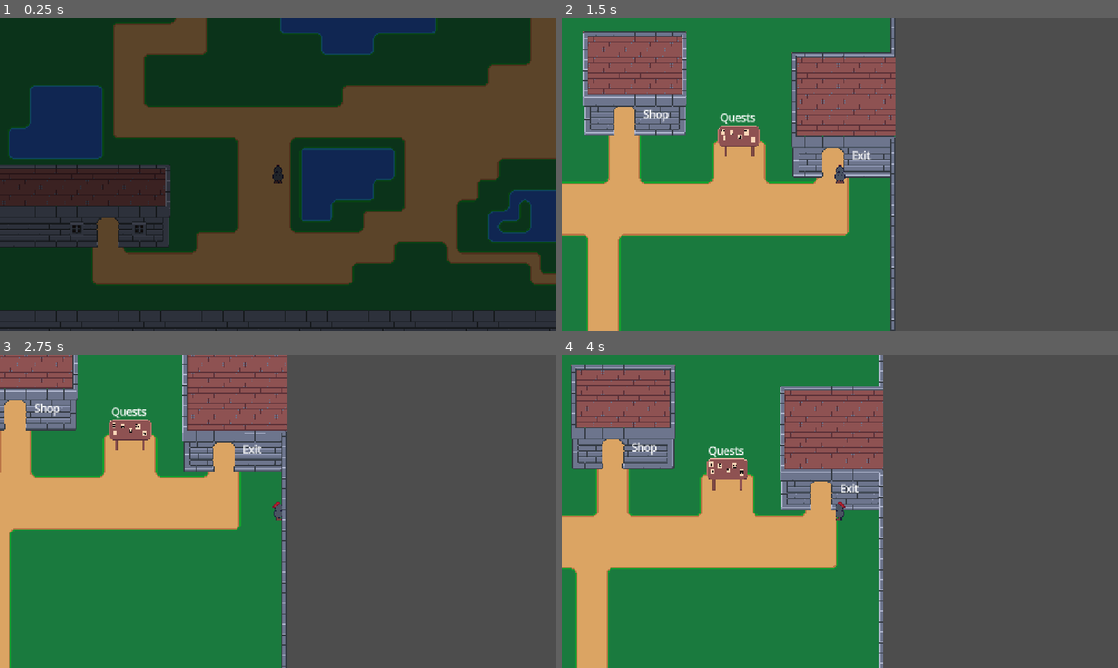
Above: before the commit, frames 1-4 (two rows, left to right).
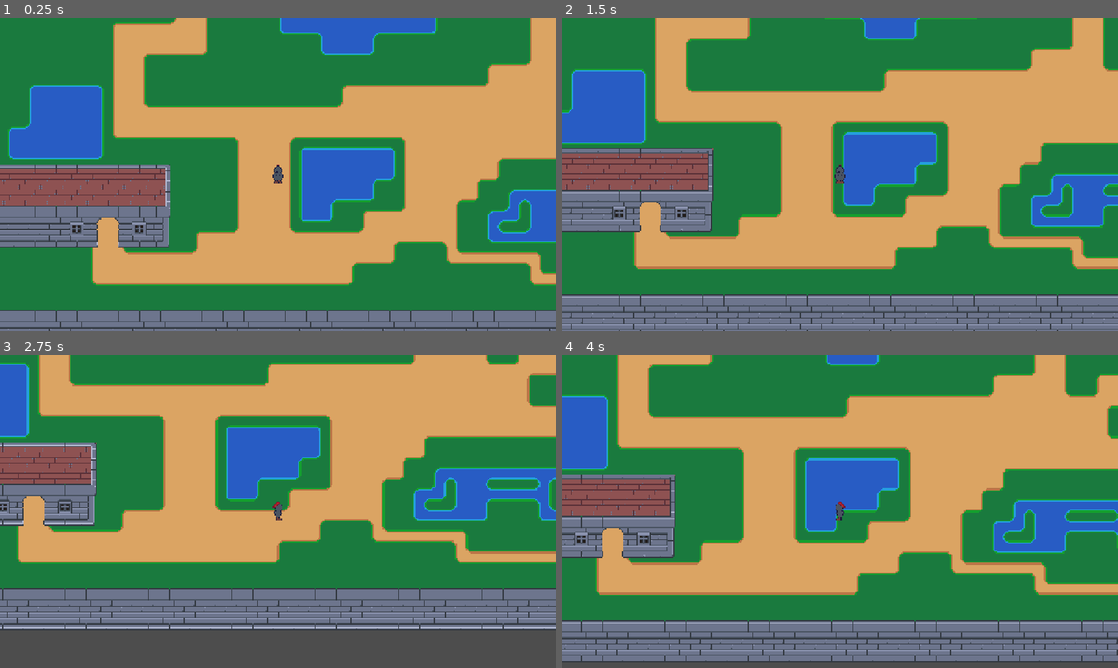
Above: after the commit, the same moments.

Repository: navtges3/PixelValley
Game: Godot game, scene res://scenes/world/locations/overworld.tscn
Two runs of this game, one before a commit and one after it. Both use one fixed random seed, a clock stepped at 60 frames per second and the inputs below. This scene is started directly instead of the project's main scene.
Inputs:
- Up to frame 1 (0.25 s): no input
- Up to frame 2 (1.5 s): hold Right (ui_right) 0.53-1.28 s; tap Enter at 1.25 s; hold Down (ui_down) from 1.28 s (still down)
- Up to frame 3 (2.75 s): release Down (ui_down) at 2.03 s; hold Right (ui_right) from 2.03 s (still down)
- Up to frame 4 (4 s): release Right (ui_right) at 2.78 s; hold Up (ui_up) 2.78-3.53 s; hold Left (ui_left) from 3.53 s (still down)

The runs differ from the first frame. In frame 1, 100% of the frame differs, in the area x 0-100%, y 0-100%; in frame 2, 84%; in frame 3, 84%; in frame 4, 83%.
Error in both runs: Invalid access to property or key 'world_visual' on a base object of type 'Nil'. (res://scripts/world/locations/base_location.gd:15)

Commit message:
Add battle visuals and sprite frames for ogres and orcs
- Created ogre battle visual resource and associated sprite frames.
- Updated ogre king to reference new battle visual and sprite frames.
- Added battle visuals and sprite frames for ogre warlord.
- Updated orc character to use new battle visual and sprite frames.
- Created battle visuals and sprite frames for orc chieftain.
- Updated UI components to reflect changes in character visuals.
- Adjusted overworld scene to maintain consistency with new resources.

Diff:
--- a/project.godot
+++ b/project.godot
@@ -56,6 +56,7 @@
 
 player="Group for the player"
 trigger_zone="Trigger zone for interacting with the world"
+spawn_point=""
 
 [gui]
 
--- a/resources/characters/heroes/assassin/assassin.tres
+++ b/resources/characters/heroes/assassin/assassin.tres
@@ -1,7 +1,7 @@
 [gd_resource type="Resource" script_class="Hero" format=3 uid="uid://b833aodacue5s"]
 
 [ext_resource type="Script" uid="uid://blp0fv0xnajdb" path="res://scripts/data/active_effect.gd" id="1_5kf2f"]
-[ext_resource type="Resource" uid="uid://v505fsseyxvh" path="res://resources/characters/heroes/assassin/assassin_visual.tres" id="2_yl6vl"]
+[ext_resource type="Resource" uid="uid://v505fsseyxvh" path="res://resources/characters/heroes/assassin/assassin_battle_visual.tres" id="2_yl6vl"]
 [ext_resource type="Resource" uid="uid://dxambea5c1r2r" path="res://resources/characters/weapons/assassin_weapons/common/twin_daggers.tres" id="3_fisov"]
 [ext_resource type="Script" uid="uid://d0mdck5mlsm03" path="res://scripts/data/item_stack.gd" id="4_sg6bw"]
 [ext_resource type="Resource" uid="uid://cyiqwotfm3gq6" path="res://resources/characters/potions/regeneration_potion.tres" id="5_irluw"]
--- a/resources/characters/heroes/knight/knight.tres
+++ b/resources/characters/heroes/knight/knight.tres
@@ -1,7 +1,7 @@
 [gd_resource type="Resource" script_class="Hero" format=3 uid="uid://dx2kyn4g35jcw"]
 
 [ext_resource type="Script" uid="uid://blp0fv0xnajdb" path="res://scripts/data/active_effect.gd" id="1_it814"]
-[ext_resource type="Resource" uid="uid://b0yth7mxsivg0" path="res://resources/characters/heroes/knight/knight_visual.tres" id="2_2ujav"]
+[ext_resource type="Resource" uid="uid://b0yth7mxsivg0" path="res://resources/characters/heroes/knight/knight_battle_visual.tres" id="2_2ujav"]
 [ext_resource type="Resource" uid="uid://br6hwj0vp2ykl" path="res://resources/characters/weapons/knight_weapons/common/wooden_shieldblade.tres" id="3_1b3f1"]
 [ext_resource type="Script" uid="uid://d0mdck5mlsm03" path="res://scripts/data/item_stack.gd" id="4_h2kic"]
 [ext_resource type="Resource" uid="uid://cyiqwotfm3gq6" path="res://resources/characters/potions/regeneration_potion.tres" id="5_psytt"]
--- a/resources/characters/heroes/princess/princess.tres
+++ b/resources/characters/heroes/princess/princess.tres
@@ -1,7 +1,7 @@
 [gd_resource type="Resource" script_class="Hero" format=3 uid="uid://55x3e6cs541f"]
 
 [ext_resource type="Script" uid="uid://blp0fv0xnajdb" path="res://scripts/data/active_effect.gd" id="1_j0i8t"]
-[ext_resource type="Resource" uid="uid://c2n1qo8jdtaxw" path="res://resources/characters/heroes/princess/princess_visual.tres" id="2_cu6tq"]
+[ext_resource type="Resource" uid="uid://c2n1qo8jdtaxw" path="res://resources/characters/heroes/princess/princess_battle_visual.tres" id="2_cu6tq"]
 [ext_resource type="Resource" uid="uid://2xnjln6p48rw" path="res://resources/characters/weapons/princess_weapons/common/silver_scepter.tres" id="3_if4lv"]
 [ext_resource type="Script" uid="uid://d0mdck5mlsm03" path="res://scripts/data/item_stack.gd" id="4_pouv5"]
 [ext_resource type="Resource" uid="uid://cyiqwotfm3gq6" path="res://resources/characters/potions/regeneration_potion.tres" id="5_rw6ih"]
--- a/resources/characters/monsters/goblin/goblin.tres
+++ b/resources/characters/monsters/goblin/goblin.tres
@@ -2,13 +2,14 @@
 
 [ext_resource type="Script" uid="uid://blp0fv0xnajdb" path="res://scripts/data/active_effect.gd" id="1_ehlpm"]
 [ext_resource type="Resource" uid="uid://nav1377jn0pa" path="res://resources/characters/abilities/stab.tres" id="2_7quqt"]
-[ext_resource type="Resource" uid="uid://b81f7dg2c777j" path="res://resources/characters/monsters/goblin/goblin_visual.tres" id="3_lwmax"]
+[ext_resource type="Resource" uid="uid://b81f7dg2c777j" path="res://resources/characters/monsters/goblin/goblin_battle_visual.tres" id="3_lwmax"]
 [ext_resource type="Script" uid="uid://dxnu3vjlxl2pn" path="res://scripts/data/conditional_ability.gd" id="4_lygd1"]
 [ext_resource type="Resource" uid="uid://ct2tqqk78lcn3" path="res://resources/characters/abilities/desperation.tres" id="5_idm7f"]
 [ext_resource type="Script" uid="uid://cnso83bg7vodw" path="res://scripts/data/condition.gd" id="6_w4m2s"]
 [ext_resource type="Texture2D" uid="uid://vdpvmy1cvfnu" path="res://assets/monsters/goblin/goblin.png" id="7_0ojpk"]
 [ext_resource type="Script" uid="uid://bd6ohffno5w7r" path="res://scripts/characters/monster.gd" id="8_li32v"]
 [ext_resource type="Script" uid="uid://hxleldka7y06" path="res://scripts/characters/stat_block.gd" id="9_pw2h8"]
+[ext_resource type="SpriteFrames" uid="uid://2sjuet18mpdk" path="res://resources/characters/monsters/goblin/goblin_world_sprite_frames.tres" id="10_7quqt"]
 
 [sub_resource type="Resource" id="Resource_nb4d4"]
 script = ExtResource("6_w4m2s")
@@ -40,5 +41,6 @@
 name = "Goblin"
 portrait = ExtResource("7_0ojpk")
 battle_visual = ExtResource("3_lwmax")
+world_visual = ExtResource("10_7quqt")
 stat_block = SubResource("Resource_hcon4")
 metadata/_custom_type_script = "uid://bd6ohffno5w7r"
--- a/resources/characters/monsters/goblin/goblin_sprite_frames.tres
+++ b/resources/characters/monsters/goblin/goblin_battle_sprite_frames.tres
@@ -1,6 +1,6 @@
 [gd_resource type="SpriteFrames" format=3 uid="uid://4ywebwliybf7"]
 
-[ext_resource type="Texture2D" uid="uid://c22irjr0w8j1y" path="res://assets/monsters/goblin/GoblinSprite.png" id="1_gb41e"]
+[ext_resource type="Texture2D" uid="uid://c22irjr0w8j1y" path="res://assets/monsters/goblin/goblin_battle_spritesheet.png" id="1_gb41e"]
 
 [sub_resource type="AtlasTexture" id="AtlasTexture_y38oe"]
 atlas = ExtResource("1_gb41e")
--- a/resources/characters/monsters/goblin/goblin_visual.tres
+++ b/resources/characters/monsters/goblin/goblin_battle_visual.tres
@@ -1,7 +1,7 @@
 [gd_resource type="Resource" script_class="BattleVisualData" format=3 uid="uid://b81f7dg2c777j"]
 
 [ext_resource type="Script" uid="uid://c3t8kckce6hdk" path="res://scripts/characters/battle_visual_data.gd" id="1_07gm0"]
-[ext_resource type="SpriteFrames" uid="uid://4ywebwliybf7" path="res://resources/characters/monsters/goblin/goblin_sprite_frames.tres" id="1_y8ijd"]
+[ext_resource type="SpriteFrames" uid="uid://4ywebwliybf7" path="res://resources/characters/monsters/goblin/goblin_battle_sprite_frames.tres" id="1_y8ijd"]
 
 [resource]
 script = ExtResource("1_07gm0")
--- /dev/null
+++ b/resources/characters/monsters/goblin/goblin_world_sprite_frames.tres
@@ -0,0 +1,138 @@
+[gd_resource type="SpriteFrames" format=3 uid="uid://2sjuet18mpdk"]
+
+[ext_resource type="Texture2D" uid="uid://c034etcwisgao" path="res://assets/monsters/goblin/goblin_world_spritesheet.png" id="1_1knkk"]
+
+[sub_resource type="AtlasTexture" id="AtlasTexture_5ec8c"]
+atlas = ExtResource("1_1knkk")
+region = Rect2(0, 0, 32, 32)
+
+[sub_resource type="AtlasTexture" id="AtlasTexture_pjhq1"]
+atlas = ExtResource("1_1knkk")
+region = Rect2(32, 0, 32, 32)
+
+[sub_resource type="AtlasTexture" id="AtlasTexture_ptr6k"]
+atlas = ExtResource("1_1knkk")
+region = Rect2(64, 0, 32, 32)
+
+[sub_resource type="AtlasTexture" id="AtlasTexture_secpo"]
+atlas = ExtResource("1_1knkk")
+region = Rect2(96, 0, 32, 32)
+
+[sub_resource type="AtlasTexture" id="AtlasTexture_03kpc"]
+atlas = ExtResource("1_1knkk")
+region = Rect2(0, 32, 32, 32)
+
+[sub_resource type="AtlasTexture" id="AtlasTexture_quxt8"]
+atlas = ExtResource("1_1knkk")
+region = Rect2(32, 32, 32, 32)
+
+[sub_resource type="AtlasTexture" id="AtlasTexture_nsajs"]
+atlas = ExtResource("1_1knkk")
+region = Rect2(64, 32, 32, 32)
+
+[sub_resource type="AtlasTexture" id="AtlasTexture_q602r"]
+atlas = ExtResource("1_1knkk")
+region = Rect2(96, 32, 32, 32)
+
+[sub_resource type="AtlasTexture" id="AtlasTexture_a265x"]
+atlas = ExtResource("1_1knkk")
+region = Rect2(0, 64, 32, 32)
+
+[sub_resource type="AtlasTexture" id="AtlasTexture_6j0cl"]
+atlas = ExtResource("1_1knkk")
+region = Rect2(32, 64, 32, 32)
+
+[sub_resource type="AtlasTexture" id="AtlasTexture_1okvu"]
+atlas = ExtResource("1_1knkk")
+region = Rect2(64, 64, 32, 32)
+
+[sub_resource type="AtlasTexture" id="AtlasTexture_8fki8"]
+atlas = ExtResource("1_1knkk")
+region = Rect2(96, 64, 32, 32)
+
+[sub_resource type="AtlasTexture" id="AtlasTexture_igw3g"]
+atlas = ExtResource("1_1knkk")
+region = Rect2(0, 96, 32, 32)
+
+[sub_resource type="AtlasTexture" id="AtlasTexture_k6q23"]
+atlas = ExtResource("1_1knkk")
+region = Rect2(32, 96, 32, 32)
+
+[sub_resource type="AtlasTexture" id="AtlasTexture_3f3v3"]
+atlas = ExtResource("1_1knkk")
+region = Rect2(64, 96, 32, 32)
+
+[sub_resource type="AtlasTexture" id="AtlasTexture_2lhj7"]
+atlas = ExtResource("1_1knkk")
+region = Rect2(96, 96, 32, 32)
+
+[resource]
+animations = [{
+"frames": [{
+"duration": 1.0,
+"texture": SubResource("AtlasTexture_5ec8c")
+}, {
+"duration": 1.0,
+"texture": SubResource("AtlasTexture_pjhq1")
+}, {
+"duration": 1.0,
+"texture": SubResource("AtlasTexture_ptr6k")
+}, {
+"duration": 1.0,
+"texture": SubResource("AtlasTexture_secpo")
+}],
+"loop": true,
+"name": &"walk_down",
+"speed": 8.0
+}, {
+"frames": [{
+"duration": 1.0,
+"texture": SubResource("AtlasTexture_03kpc")
+}, {
+"duration": 1.0,
+"texture": SubResource("AtlasTexture_quxt8")
+}, {
+"duration": 1.0,
+"texture": SubResource("AtlasTexture_nsajs")
+}, {
+"duration": 1.0,
+"texture": SubResource("AtlasTexture_q602r")
+}],
+"loop": true,
+"name": &"walk_left",
+"speed": 8.0
+}, {
+"frames": [{
+"duration": 1.0,
+"texture": SubResource("AtlasTexture_a265x")
+}, {
+"duration": 1.0,
+"texture": SubResource("AtlasTexture_6j0cl")
+}, {
+"duration": 1.0,
+"texture": SubResource("AtlasTexture_1okvu")
+}, {
+"duration": 1.0,
+"texture": SubResource("AtlasTexture_8fki8")
+}],
+"loop": true,
+"name": &"walk_right",
+"speed": 8.0
+}, {
+"frames": [{
+"duration": 1.0,
+"texture": SubResource("AtlasTexture_igw3g")
+}, {
+"duration": 1.0,
+"texture": SubResource("AtlasTexture_k6q23")
+}, {
+"duration": 1.0,
+"texture": SubResource("AtlasTexture_3f3v3")
+}, {
+"duration": 1.0,
+"texture": SubResource("AtlasTexture_2lhj7")
+}],
+"loop": true,
+"name": &"walk_up",
+"speed": 8.0
+}]
--- a/resources/characters/monsters/ogre/ogre.tres
+++ b/resources/characters/monsters/ogre/ogre.tres
@@ -3,7 +3,7 @@
 [ext_resource type="Script" uid="uid://blp0fv0xnajdb" path="res://scripts/data/active_effect.gd" id="1_n6dtv"]
 [ext_resource type="Resource" uid="uid://waytpolwnsyp" path="res://resources/characters/abilities/smash.tres" id="2_xovwm"]
 [ext_resource type="Script" uid="uid://dxnu3vjlxl2pn" path="res://scripts/data/conditional_ability.gd" id="3_nob55"]
-[ext_resource type="Resource" uid="uid://c7yn6fv01vsey" path="res://resources/characters/monsters/ogre/ogre_visual.tres" id="3_u5tp0"]
+[ext_resource type="Resource" uid="uid://c7yn6fv01vsey" path="res://resources/characters/monsters/ogre/ogre_battle_visual.tres" id="3_u5tp0"]
 [ext_resource type="Resource" uid="uid://mxwf3pdjblcl" path="res://resources/characters/abilities/crushing_rage.tres" id="4_a7s2p"]
 [ext_resource type="Script" uid="uid://cnso83bg7vodw" path="res://scripts/data/condition.gd" id="5_1gn5i"]
 [ext_resource type="Texture2D" uid="uid://rvnloxwapjye" path="res://assets/monsters/ogre/ogre.png" id="7_8w1if"]
--- a/resources/characters/monsters/ogre/ogre_visual.tres
+++ b/resources/characters/monsters/ogre/ogre_battle_visual.tres
@@ -1,6 +1,6 @@
 [gd_resource type="Resource" script_class="BattleVisualData" format=3 uid="uid://c7yn6fv01vsey"]
 
-[ext_resource type="SpriteFrames" uid="uid://ghh4h01vpcng" path="res://resources/characters/monsters/ogre/ogre_sprite_frames.tres" id="1_1q7r7"]
+[ext_resource type="SpriteFrames" uid="uid://ghh4h01vpcng" path="res://resources/characters/monsters/ogre/ogre_battle_sprite_frames.tres" id="1_1q7r7"]
 [ext_resource type="Script" uid="uid://c3t8kckce6hdk" path="res://scripts/characters/battle_visual_data.gd" id="2_r7evr"]
 
 [resource]
--- a/resources/characters/monsters/ogre_king/ogre_king.tres
+++ b/resources/characters/monsters/ogre_king/ogre_king.tres
@@ -2,7 +2,7 @@
 
 [ext_resource type="Script" uid="uid://blp0fv0xnajdb" path="res://scripts/data/active_effect.gd" id="1_t5nbi"]
 [ext_resource type="Resource" uid="uid://butpfi06boe3d" path="res://resources/characters/abilities/kings_smash.tres" id="2_u1xk6"]
-[ext_resource type="Resource" uid="uid://vaoqe50vrr0g" path="res://resources/characters/monsters/ogre_king/ogre_king_visual.tres" id="3_38k3l"]
+[ext_resource type="Resource" uid="uid://vaoqe50vrr0g" path="res://resources/characters/monsters/ogre_king/ogre_king_battle_visual.tres" id="3_38k3l"]
 [ext_resource type="Script" uid="uid://dxnu3vjlxl2pn" path="res://scripts/data/conditional_ability.gd" id="3_u6cbq"]
 [ext_resource type="Resource" uid="uid://ctce7oq3s4kox" path="res://resources/characters/abilities/dark_regeneration.tres" id="4_4px0f"]
 [ext_resource type="Script" uid="uid://cnso83bg7vodw" path="res://scripts/data/condition.gd" id="5_833pn"]
--- a/resources/characters/monsters/ogre_king/ogre_king_visual.tres
+++ b/resources/characters/monsters/ogre_king/ogre_king_battle_visual.tres
@@ -1,6 +1,6 @@
 [gd_resource type="Resource" script_class="BattleVisualData" format=3 uid="uid://vaoqe50vrr0g"]
 
-[ext_resource type="SpriteFrames" uid="uid://bi0hjkjhgixba" path="res://resources/characters/monsters/ogre_king/ogre_king_sprite_frames.tres" id="1_4ui2b"]
+[ext_resource type="SpriteFrames" uid="uid://bi0hjkjhgixba" path="res://resources/characters/monsters/ogre_king/ogre_king_battle_sprite_frames.tres" id="1_4ui2b"]
 [ext_resource type="Script" uid="uid://c3t8kckce6hdk" path="res://scripts/characters/battle_visual_data.gd" id="2_5gon3"]
 
 [resource]
--- a/resources/characters/monsters/ogre_warlord/ogre_warlord.tres
+++ b/resources/characters/monsters/ogre_warlord/ogre_warlord.tres
@@ -2,7 +2,7 @@
 
 [ext_resource type="Script" uid="uid://blp0fv0xnajdb" path="res://scripts/data/active_effect.gd" id="1_s0n28"]
 [ext_resource type="Resource" uid="uid://5301qdbddvxa" path="res://resources/characters/abilities/crushing_blow.tres" id="2_7dfqd"]
-[ext_resource type="Resource" uid="uid://7gacxrq5a6yp" path="res://resources/characters/monsters/ogre_warlord/ogre_warlord_visual.tres" id="3_dqixp"]
+[ext_resource type="Resource" uid="uid://7gacxrq5a6yp" path="res://resources/characters/monsters/ogre_warlord/ogre_warlord_battle_visual.tres" id="3_dqixp"]
 [ext_resource type="Script" uid="uid://dxnu3vjlxl2pn" path="res://scripts/data/conditional_ability.gd" id="3_g512o"]
 [ext_resource type="Resource" uid="uid://cnpsmwryevais" path="res://resources/characters/abilities/enrage.tres" id="4_5m3q8"]
 [ext_resource type="Script" uid="uid://cnso83bg7vodw" path="res://scripts/data/condition.gd" id="5_jmrfh"]
--- a/resources/characters/monsters/ogre_warlord/ogre_warlord_visual.tres
+++ b/resources/characters/monsters/ogre_warlord/ogre_warlord_battle_visual.tres
@@ -1,6 +1,6 @@
 [gd_resource type="Resource" script_class="BattleVisualData" format=3 uid="uid://7gacxrq5a6yp"]
 
-[ext_resource type="SpriteFrames" uid="uid://6b425jjkhjxd" path="res://resources/characters/monsters/ogre_warlord/ogre_warlord_sprite_frames.tres" id="1_bcwgj"]
+[ext_resource type="SpriteFrames" uid="uid://6b425jjkhjxd" path="res://resources/characters/monsters/ogre_warlord/ogre_warlord_battle_sprite_frames.tres" id="1_bcwgj"]
 [ext_resource type="Script" uid="uid://c3t8kckce6hdk" path="res://scripts/characters/battle_visual_data.gd" id="2_sppj2"]
 
 [resource]
--- a/resources/characters/monsters/orc/orc.tres
+++ b/resources/characters/monsters/orc/orc.tres
@@ -2,7 +2,7 @@
 
 [ext_resource type="Script" uid="uid://blp0fv0xnajdb" path="res://scripts/data/active_effect.gd" id="1_t4p0j"]
 [ext_resource type="Resource" uid="uid://5gj0qi86ux23" path="res://resources/characters/abilities/slash.tres" id="2_5w78i"]
-[ext_resource type="Resource" uid="uid://hqmaejbgon3u" path="res://resources/characters/monsters/orc/orc_visual.tres" id="3_6vel4"]
+[ext_resource type="Resource" uid="uid://hqmaejbgon3u" path="res://resources/characters/monsters/orc/orc_battle_visual.tres" id="3_6vel4"]
 [ext_resource type="Script" uid="uid://dxnu3vjlxl2pn" path="res://scripts/data/conditional_ability.gd" id="3_htada"]
 [ext_resource type="Resource" uid="uid://cjhlewne3o5t4" path="res://resources/characters/abilities/battle_roar.tres" id="4_6vel4"]
 [ext_resource type="Script" uid="uid://cnso83bg7vodw" path="res://scripts/data/condition.gd" id="5_iwbsi"]
--- a/resources/characters/monsters/orc/orc_visual.tres
+++ b/resources/characters/monsters/orc/orc_battle_visual.tres
@@ -1,6 +1,6 @@
 [gd_resource type="Resource" script_class="BattleVisualData" format=3 uid="uid://hqmaejbgon3u"]
 
-[ext_resource type="SpriteFrames" uid="uid://bn15t6nu6n6nf" path="res://resources/characters/monsters/orc/orc_sprite_frames.tres" id="1_mmuao"]
+[ext_resource type="SpriteFrames" uid="uid://bn15t6nu6n6nf" path="res://resources/characters/monsters/orc/orc_battle_sprite_frames.tres" id="1_mmuao"]
 [ext_resource type="Script" uid="uid://c3t8kckce6hdk" path="res://scripts/characters/battle_visual_data.gd" id="1_tiskl"]
 
 [resource]
--- a/resources/characters/monsters/orc_chieftain/orc_chieftain.tres
+++ b/resources/characters/monsters/orc_chieftain/orc_chieftain.tres
@@ -2,7 +2,7 @@
 
 [ext_resource type="Script" uid="uid://blp0fv0xnajdb" path="res://scripts/data/active_effect.gd" id="1_o5knh"]
 [ext_resource type="Resource" uid="uid://wdlsildxyd0p" path="res://resources/characters/abilities/cleave.tres" id="2_t544c"]
-[ext_resource type="Resource" uid="uid://px5md5kliryy" path="res://resources/characters/monsters/orc_chieftain/orc_chieftain_visual.tres" id="3_slxg0"]
+[ext_resource type="Resource" uid="uid://px5md5kliryy" path="res://resources/characters/monsters/orc_chieftain/orc_chieftain_battle_visual.tres" id="3_slxg0"]
 [ext_resource type="Script" uid="uid://dxnu3vjlxl2pn" path="res://scripts/data/conditional_ability.gd" id="4_yrisj"]
 [ext_resource type="Resource" uid="uid://crgnqxkfk1fo7" path="res://resources/characters/abilities/execute.tres" id="5_w2vh6"]
 [ext_resource type="Script" uid="uid://cnso83bg7vodw" path="res://scripts/data/condition.gd" id="6_tp04t"]
--- a/resources/characters/monsters/orc_chieftain/orc_chieftain_visual.tres
+++ b/resources/characters/monsters/orc_chieftain/orc_chieftain_battle_visual.tres
@@ -1,7 +1,7 @@
 [gd_resource type="Resource" script_class="BattleVisualData" format=3 uid="uid://px5md5kliryy"]
 
 [ext_resource type="Script" uid="uid://c3t8kckce6hdk" path="res://scripts/characters/battle_visual_data.gd" id="1_8l75b"]
-[ext_resource type="SpriteFrames" uid="uid://c0eq7l4ijhmwd" path="res://resources/characters/monsters/orc_chieftain/orc_chieftain_sprite_frames.tres" id="1_pa0w4"]
+[ext_resource type="SpriteFrames" uid="uid://c0eq7l4ijhmwd" path="res://resources/characters/monsters/orc_chieftain/orc_chieftain_battle_sprite_frames.tres" id="1_pa0w4"]
 
 [resource]
 script = ExtResource("1_8l75b")
--- a/scenes/ui/components/battle_character.tscn
+++ b/scenes/ui/components/battle_character.tscn
@@ -1,7 +1,7 @@
 [gd_scene format=3 uid="uid://bsh4xy5omgwej"]
 
 [ext_resource type="Script" uid="uid://kcysixmfxdo0" path="res://scripts/ui/components/battle_character.gd" id="1_il1nn"]
-[ext_resource type="SpriteFrames" uid="uid://bn15t6nu6n6nf" path="res://resources/characters/monsters/orc/orc_sprite_frames.tres" id="2_3rhhs"]
+[ext_resource type="SpriteFrames" uid="uid://bn15t6nu6n6nf" path="res://resources/characters/monsters/orc/orc_battle_sprite_frames.tres" id="2_3rhhs"]
 
 [node name="BattleCharacter" type="Node2D" unique_id=2135240791]
 script = ExtResource("1_il1nn")
--- a/scenes/world/locations/overworld.tscn
+++ b/scenes/world/locations/overworld.tscn
@@ -36,7 +36,7 @@
 tile_map_data = PackedByteArray("AAAAABEAAgAEAAsAAAAAABIAAgAEAAsAAAABABEAAgAEAAsAAAABABIAAgAEAAsAAAACABEAAgAEAAsAAAACAB …(240 unchanged characters)…
 tile_set = ExtResource("2_espw7")
 
-[node name="Walls" type="TileMapLayer" parent="." unique_id=1972968184 groups=["player"]]
+[node name="Walls" type="TileMapLayer" parent="." unique_id=1972968184]
 tile_map_data = PackedByteArray("AAAJABQAAgACAAsAAAAJABMAAgACAAoAAAAJABIAAgACAAkAAAAJABEAAgACAAgAAAAIABQAAgAGAAsAAAAIAB …(4128 unchanged characters)…
 tile_set = ExtResource("2_espw7")
 
Binary file changed: assets/heroes/knight/knight_world_spritesheet.png
Renamed: assets/monsters/goblin/GoblinSprite.png -> assets/monsters/goblin/goblin_battle_spritesheet.png
Binary file added: assets/monsters/goblin/goblin_world_spritesheet.png
Renamed: resources/characters/heroes/assassin/assassin_visual.tres -> resources/characters/heroes/assassin/assassin_battle_visual.tres
Renamed: resources/characters/heroes/knight/knight_visual.tres -> resources/characters/heroes/knight/knight_battle_visual.tres
Renamed: resources/characters/heroes/princess/princess_visual.tres -> resources/characters/heroes/princess/princess_battle_visual.tres
Renamed: resources/characters/monsters/ogre/ogre_sprite_frames.tres -> resources/characters/monsters/ogre/ogre_battle_sprite_frames.tres
Renamed: resources/characters/monsters/ogre_king/ogre_king_sprite_frames.tres -> resources/characters/monsters/ogre_king/ogre_king_battle_sprite_frames.tres
Renamed: resources/characters/monsters/ogre_warlord/ogre_warlord_sprite_frames.tres -> resources/characters/monsters/ogre_warlord/ogre_warlord_battle_sprite_frames.tres
Renamed: resources/characters/monsters/orc/orc_sprite_frames.tres -> resources/characters/monsters/orc/orc_battle_sprite_frames.tres
Renamed: resources/characters/monsters/orc_chieftain/orc_chieftain_sprite_frames.tres -> resources/characters/monsters/orc_chieftain/orc_chieftain_battle_sprite_frames.tres
